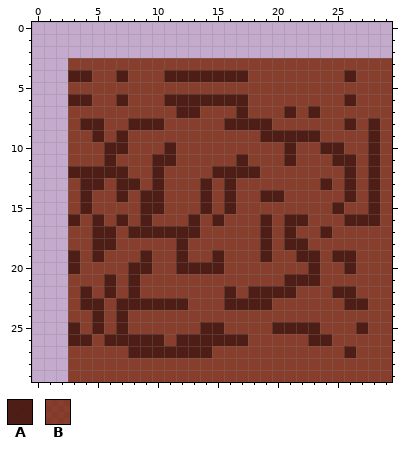
A pixel-art sprite gets an edit: assets/terre.png. The first picture shows the starting point.
The file is 30x30 pixels. Pixels under 10% opacity are left out.
Palette (. is transparent): A #3f0d00e3  B #761f00c7
Once edited:
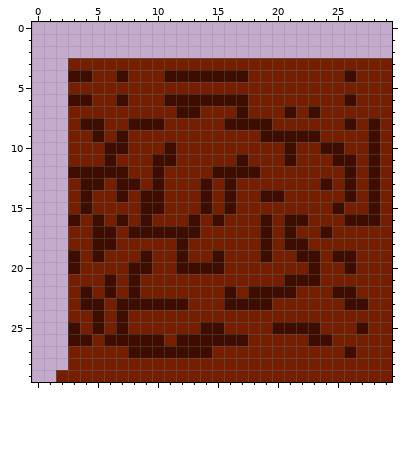
What changed:
@@ palette @@
-A #3f0d00e3
+A #3f0d00
-B #761f00c7
+B #761f00
@@ x 0..4 @@
 28 ...BB
-29 ...BB
+29 ..BBB
